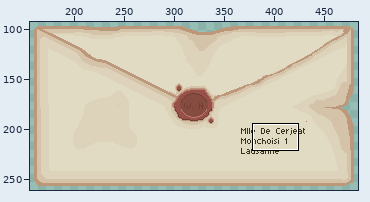
Pixel-art file -- assets/06_UI_menus/lettreMontolieu.aseprite. The first picture is a wide view before the edit; the outline marks the close-up.
Close-up. Old version:
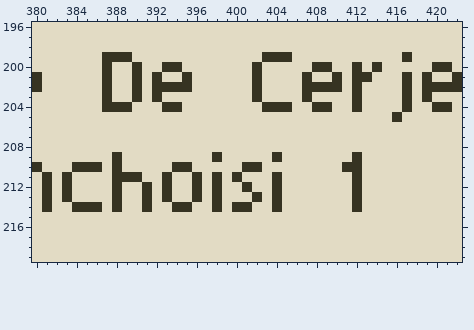
640x360 pixels, 1 frame. Shown: x 380..422, y 196..219. The wide view leaves out empty margins.
Now the later version:
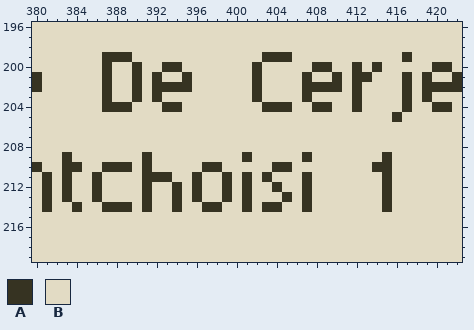
Palette (. is transparent): A #363322  B #e2dbc4
The edit:
--- layer "texte"
@@ x 380..422 @@
 208 BBBBBBBBBBBBBBBBBBBBBBBBBBBBBBBBBBBBBBBBBBB
-209 BBBBBBBBABBBBBBBBBABBBBBABBBBBBBABBBBBBBBBB
-210 ABBBAAABABBBBBAABBBBBAABBBBBBBBAABBBBBBBBBB
-211 BABABBBBAAABBABBABABABBBABBBBBBBABBBBBBBBBB
-212 BABABBBBABBABABBABABBABBABBBBBBBABBBBBBBBBB
-213 BABABBBBABBABABBABABBBABABBBBBBBABBBBBBBBBB
-214 BABBAAABABBABBAABBABAABBABBBBBBBABBBBBBBBBB
+209 BBBABBBBBBBABBBBBBBBBABBBBBABBBBBBBABBBBBBB
+210 ABBAABBAAABABBBBBAABBBBBAABBBBBBBBAABBBBBBB
+211 BABABBABBBBAAABBABBABABABBBABBBBBBBABBBBBBB
+212 BABABBABBBBABBABABBABABBABBABBBBBBBABBBBBBB
+213 BABABBABBBBABBABABBABABBBABABBBBBBBABBBBBBB
+214 BABBABBAAABABBABBAABBABAABBABBBBBBBABBBBBBB
 215 BBBBBBBBBBBBBBBBBBBBBBBBBBBBBBBBBBBBBBBBBBB
Changed places in both close-ups, as pixel boxes (x1, y1, x2, y2):
changed: (62, 152, 392, 212)
